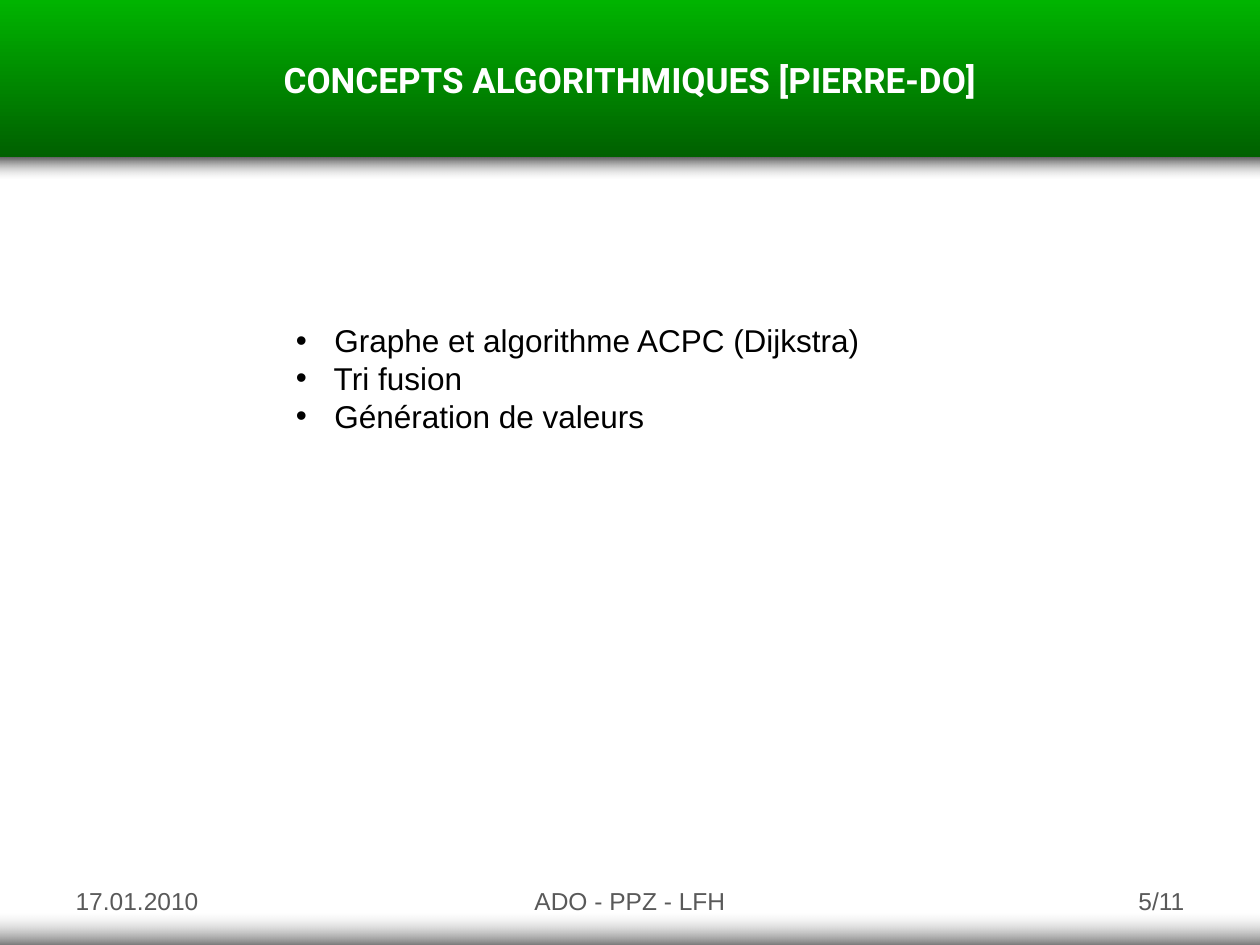
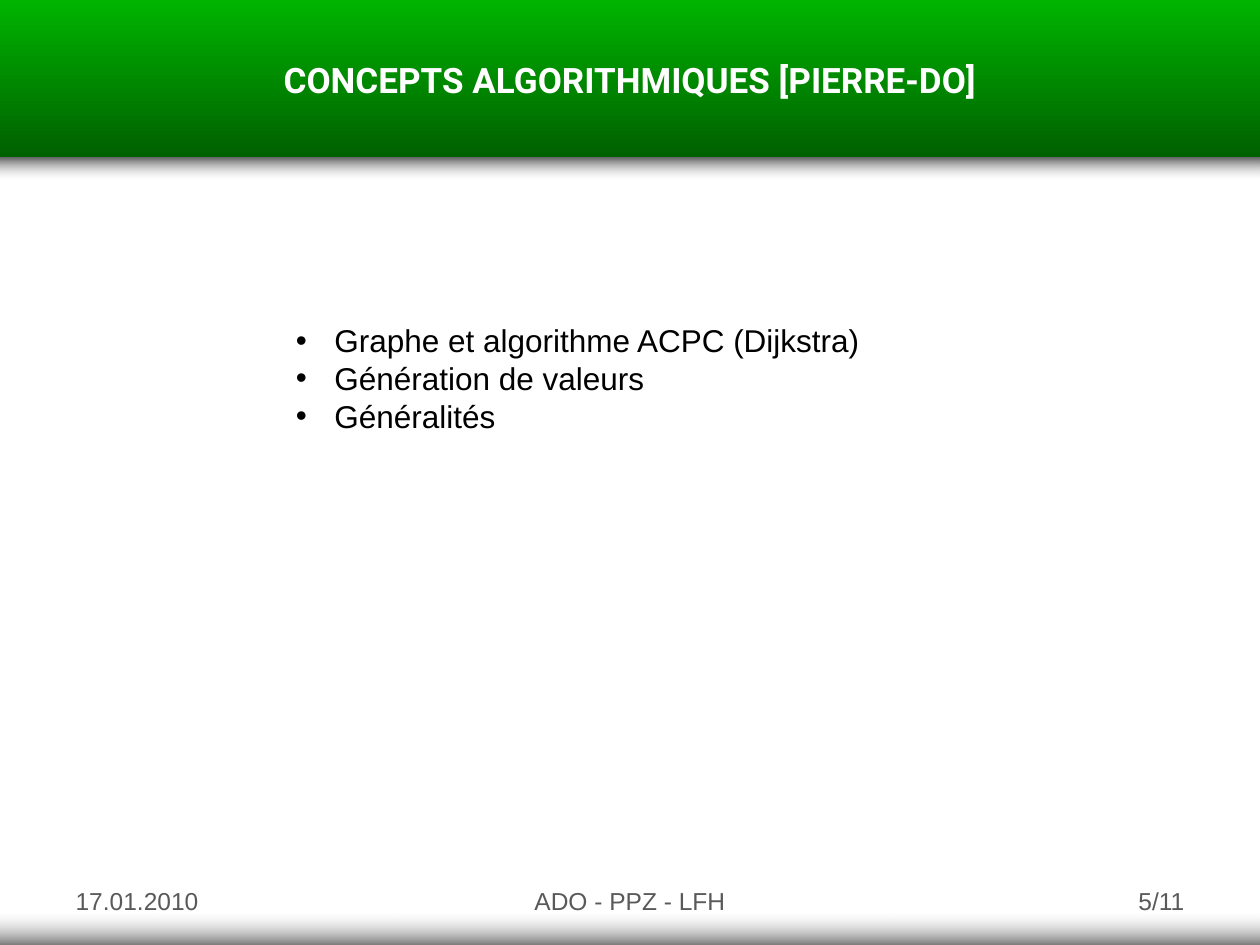
Before and after one commit to goupildb/asd-tower-defense, a slide deck: slide 5 of documents/presentation.pptx. Drawn at 1260x945 pixels with LibreOffice and Linux fonts; fonts in the diff are those of the drawing. Boxes give left, top, right and bottom in pixels: in the first picture for what was removed or moved away, otherwise in the second. Text is boxed around its words. In the diff, an @@ line names an element or a change of style, - is before the commit and + after.

```diff
--- a/documents/presentation.pptx
+++ b/documents/presentation.pptx
@@ text at (x1=334, y1=367, x2=462, y2=391): paragraph removed @@
-• Tri fusion
@@ text at (x1=334, y1=404, x2=495, y2=429): paragraph added @@
+• Généralités
```
Also in this commit, not shown: 2 other slides changed, 1 slide added.
